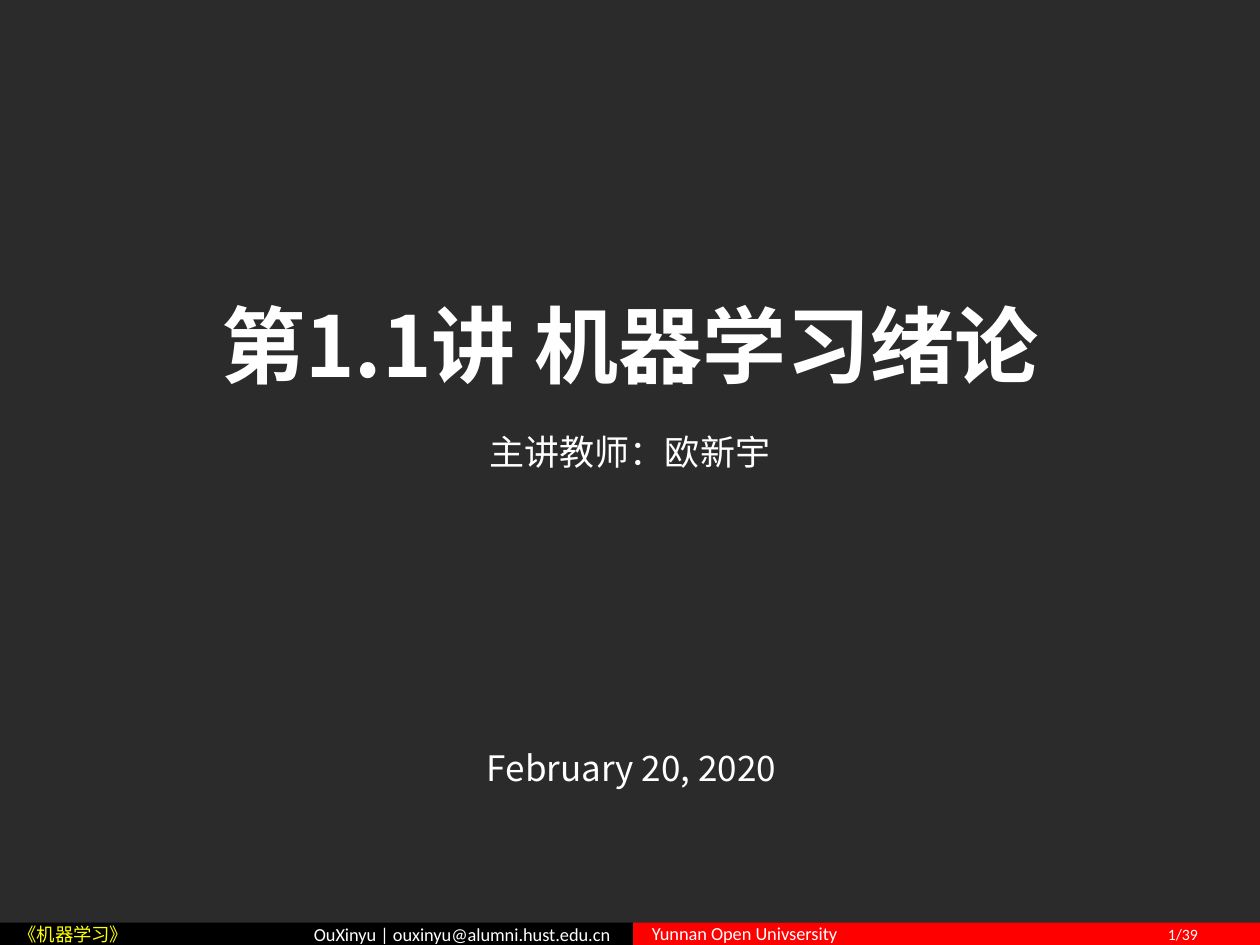
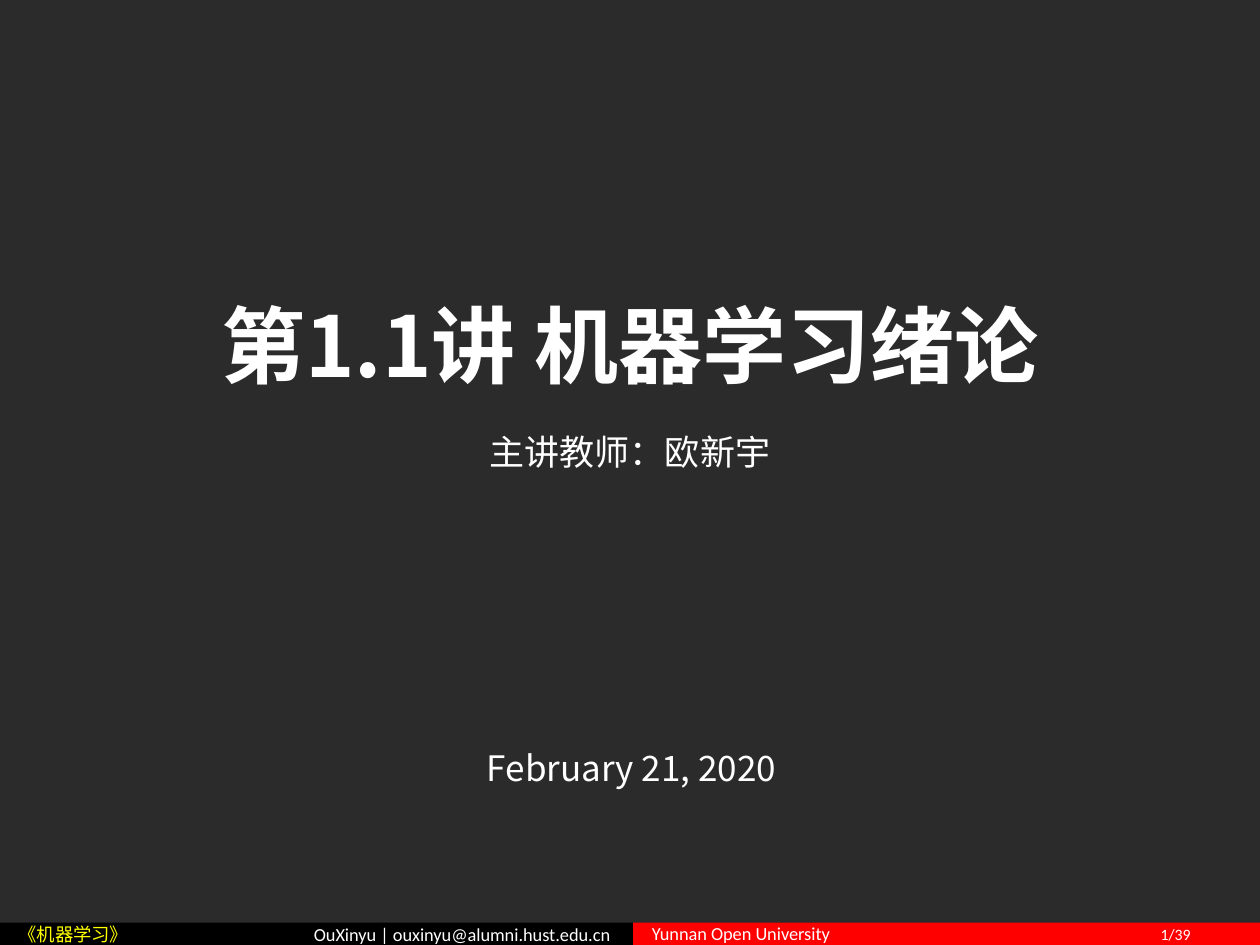
Before and after one commit to ouxinyu/Teaching, a slide deck: slide 1 of MachineLearning/PPT/Ch01AIntroduction.pptx. Drawn at 1260x945 pixels with LibreOffice and Linux fonts; fonts in the diff are those of the drawing; background and template pictures are left out; a plain dark background stands for a picture behind light text. Boxes give left, top, right and bottom in pixels: in the first picture for what was removed or moved away, otherwise in the second. Text is boxed around its words. In the diff, an @@ line names an element or a change of style, - is before the commit and + after.

```diff
--- a/MachineLearning/PPT/Ch01AIntroduction.pptx
+++ b/MachineLearning/PPT/Ch01AIntroduction.pptx
@@ text at [487, 753, 776, 789]: text changed @@
-February 20, 2020
+February 21, 2020
@@ text in rectangle at [652, 927, 1191, 943]: text changed @@
-Yunnan Open Univsersity 1/39
+Yunnan Open University 1/39
```
Also in this commit, not shown: 37 other slides changed, 1 slide added, 1 slide removed, 4 other files.
